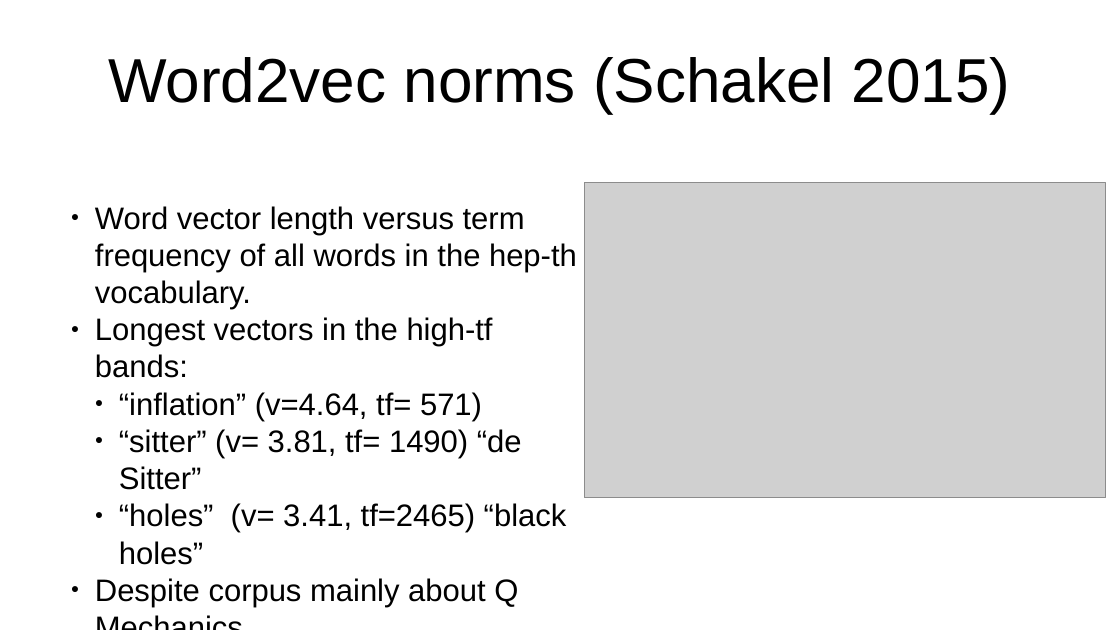
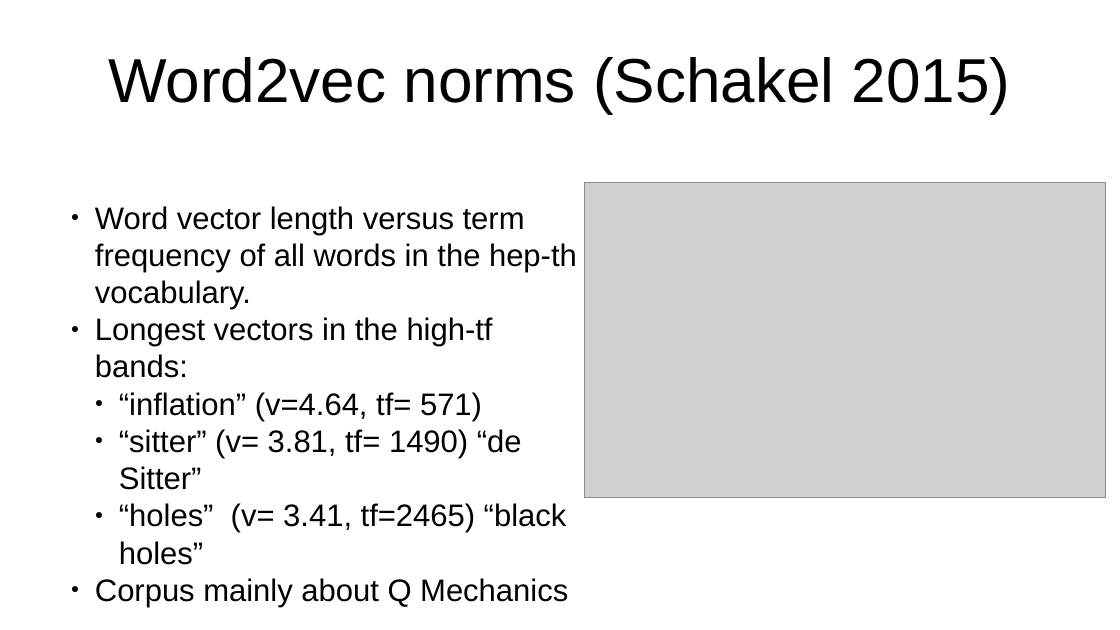
Before and after one commit to vackosar/fasttext-vector-norms-and-oov-words, a slide deck: slide 5 of presentation.odp. Drawn at 1120x630 pixels with LibreOffice and Linux fonts; fonts in the diff are those of the drawing; grey boxes stand for pictures. Boxes give left, top, right and bottom in pixels: in the first picture for what was removed or moved away, otherwise in the second. Text is boxed around its words. In the diff, an @@ line names an element or a change of style, - is before the commit and + after.

```diff
--- a/presentation.odp
+++ b/presentation.odp
@@ text at bbox=[95, 578, 568, 607]: text changed @@
-● Despite corpus mainly about Q Mechanics
+● Corpus mainly about Q Mechanics
```
Also in this commit, not shown: 4 other slides changed.
